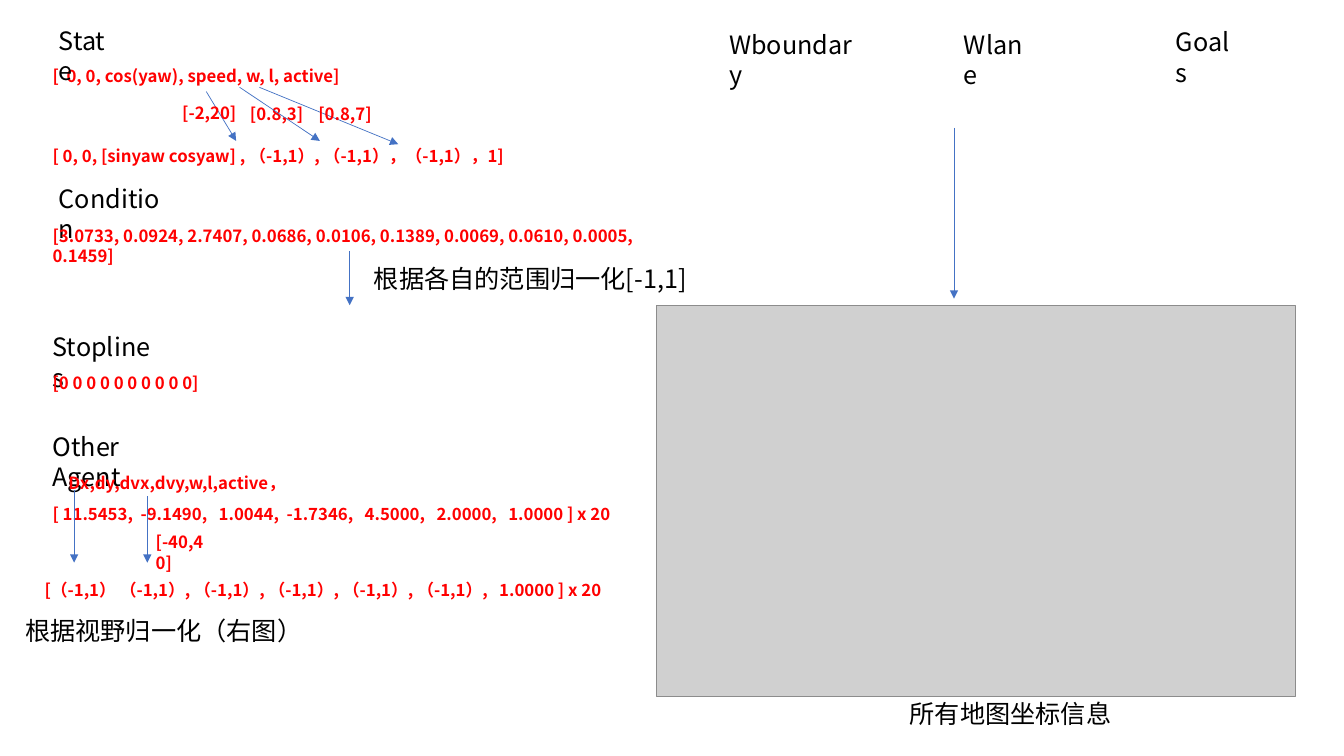
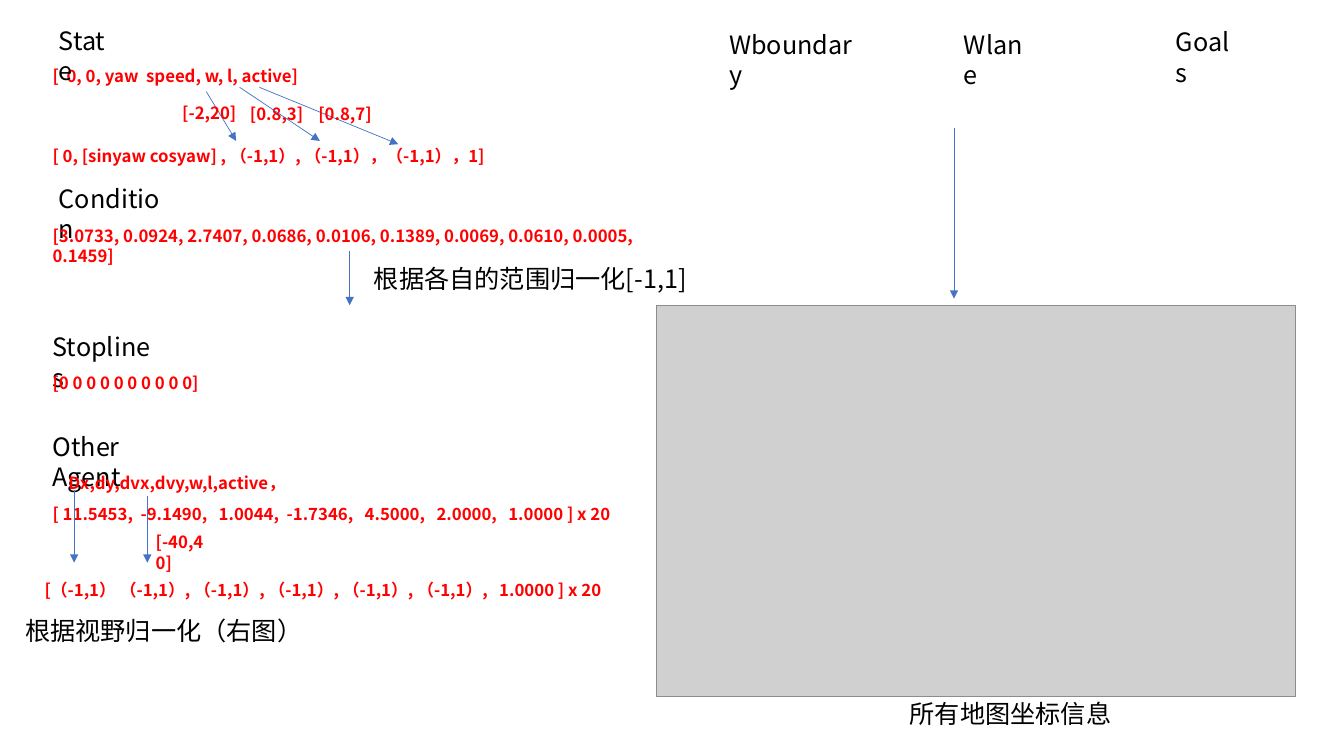
Before and after one commit to HongfeiWan/Selfrace, a slide deck: slide 20 of design/arch.pptx. Drawn at 1344x756 pixels with LibreOffice and Linux fonts; fonts in the diff are those of the drawing; grey boxes stand for pictures. Boxes give left, top, right and bottom in pixels: in the first picture for what was removed or moved away, otherwise in the second. Text is boxed around its words. In the diff, an @@ line names an element or a change of style, - is before the commit and + after.

```diff
--- a/design/arch.pptx
+++ b/design/arch.pptx
@@ text at (x1=67, y1=66, x2=298, y2=86): text changed @@
-[ 0, 0, cos(yaw), speed, w, l, active]
+[ 0, 0, yaw speed, w, l, active]
@@ text at (x1=63, y1=147, x2=485, y2=166): text changed @@
-[ 0, 0, [sinyaw cosyaw] , （-1,1）, （-1,1），（-1,1），1]
+[ 0, [sinyaw cosyaw] , （-1,1）, （-1,1），（-1,1），1]
```
Also in this commit, not shown: 5 other files.
